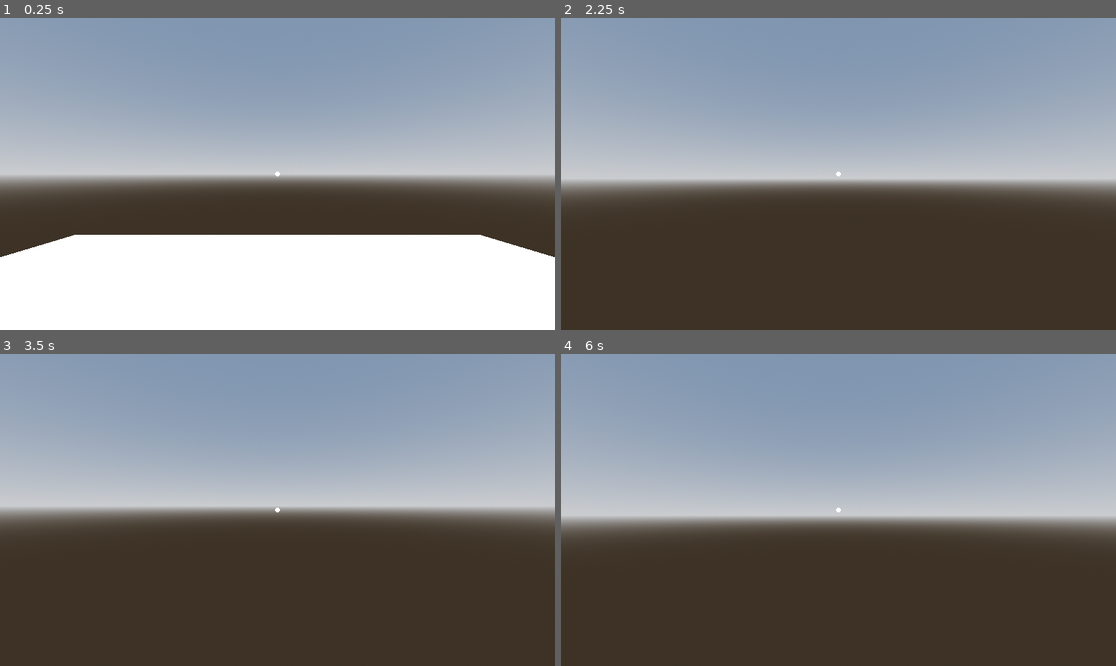
Above: before the commit, frames 1-4 (two rows, left to right).
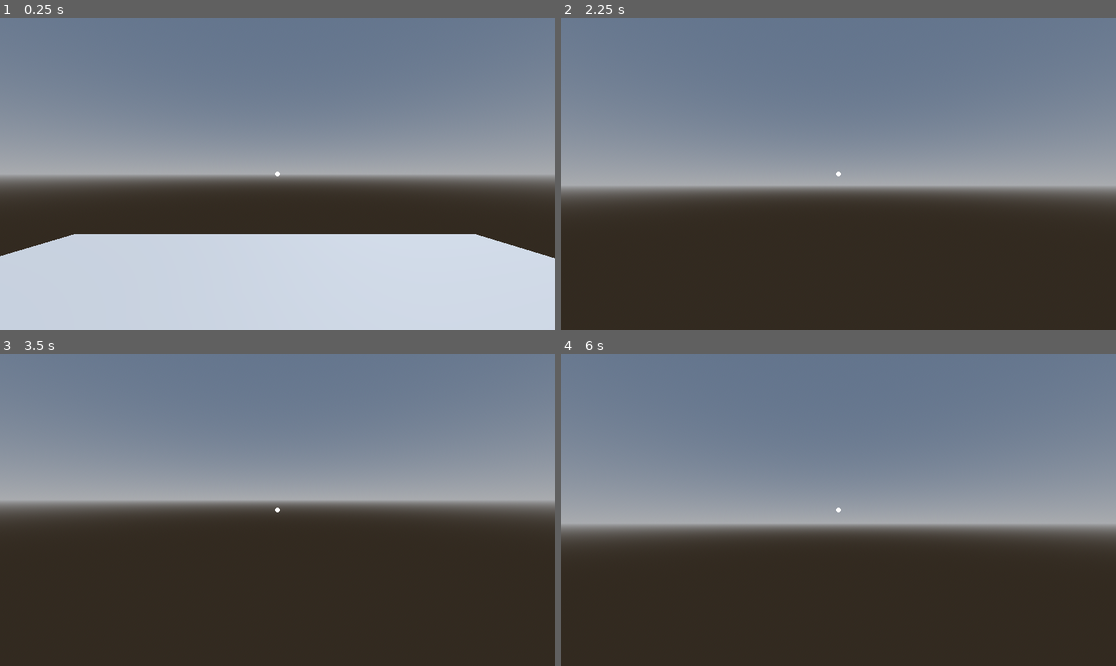
Above: after the commit, the same moments.

Repository: sabbenthedev/goblins-den-course
Game: Godot game, scene res://scenes/world/world.tscn
Two runs of this game, one before a commit and one after it. Both use one fixed random seed, a clock stepped at 60 frames per second and the inputs below.
Inputs (mouse positions are in pixels of both pictures, inside the frame that each line leads up to):
- Up to frame 1 (0.25 s): no input
- Up to frame 2 (2.25 s): tap Enter at 0.5 s; move the mouse to (866, 174) at 0.52 s; hold Shift (run) 0.53-1.28 s; hold W (forward) from 0.53 s (still down); tap Space (jump) at 0.77, 1.52, 2 s; move the mouse to (810, 174) at 1.27 s; tap Shift (run) at 1.35 s; move the mouse to (849, 167) at 2.02 s; hold Shift (run) from 2.03 s (still down)
- Up to frame 3 (3.5 s): keep holding W (forward); tap Enter at 2.75 s; move the mouse to (271, 516) at 2.77 s; release Shift (run) at 2.78 s; tap Shift (run) at 2.85 s; tap Space (jump) at 3.02 s
- Up to frame 4 (6 s): tap Space (jump) at 3.5, 3.77, 4.52, 5 s; move the mouse to (877, 513) at 3.52 s; hold Shift (run) 3.53-4.28 s; tap Enter at 4.25 s; move the mouse to (794, 506) at 4.27 s; tap Shift (run) at 4.35, 5.85 s; move the mouse to (844, 510) at 5.02 s; hold Shift (run) 5.03-5.78 s; move the mouse to (816, 503) at 5.77 s; release W (forward) at 5.78 s; hold D (strafe_right) from 5.78 s (still down)

The runs differ from the first frame. In frame 1, 83% of the frame differs, in the area x 0-100%, y 0-100%; in frame 2, 54%; in frame 3, 54%; in frame 4, 55%.

Commit message:
dungeon walls

Diff:
--- a/scenes/characters/player/player.gd
+++ b/scenes/characters/player/player.gd
@@ -8,8 +8,8 @@
 @export var jump_force: float
 @export var gravity: float
 @export var mouse_sensitivity: float
+@export var walk_speed: float
 @export var run_speed: float
-@export var walk_speed: float
 
 @onready var camera: Camera3D = %Camera3D
 
@@ -38,7 +38,7 @@
 
 func _input(event: InputEvent) -> void:
 	if event is InputEventMouseMotion:
-		rotate_y(-event.relative.x * mouse_sensitivity) # PI 3.14 => 180 degrees
+		rotate_y(-event.relative.x * mouse_sensitivity)
 		camera.rotate_x(-event.relative.y * mouse_sensitivity)
 		camera.rotation.x = clampf(camera.rotation.x, MAX_ANGLE_LOOK_DOWN, MAX_ANGLE_LOOK_UP)
 
--- a/scenes/characters/player/player.tscn
+++ b/scenes/characters/player/player.tscn
@@ -2,25 +2,24 @@
 
 [ext_resource type="Script" uid="uid://drny54fswnguj" path="res://scenes/characters/player/player.gd" id="1_7uws0"]
 
-[sub_resource type="CapsuleShape3D" id="CapsuleShape3D_bcx1r"]
+[sub_resource type="CapsuleShape3D" id="CapsuleShape3D_bhunq"]
 margin = 0.3
 height = 1.7
 
-[node name="Player" type="CharacterBody3D" unique_id=1329737805]
-transform = Transform3D(1, 0, 0, 0, 0.9999998, 0, 0, 0, 0.9999999, 0, 0, 0)
+[node name="Player" type="CharacterBody3D" unique_id=1107780970]
 script = ExtResource("1_7uws0")
 acceleration = 30.0
 jump_force = 12.0
 gravity = 0.98
-mouse_sensitivity = 0.002
+mouse_sensitivity = 0.005
+walk_speed = 3.0
 run_speed = 5.0
-walk_speed = 3.0
 
-[node name="CollisionShape3D" type="CollisionShape3D" parent="." unique_id=2043269275]
+[node name="CollisionShape3D" type="CollisionShape3D" parent="." unique_id=1166504258]
 transform = Transform3D(1, 0, 0, 0, 1, 0, 0, 0, 1, 0, 0.85, 0)
-shape = SubResource("CapsuleShape3D_bcx1r")
+shape = SubResource("CapsuleShape3D_bhunq")
 
-[node name="Camera3D" type="Camera3D" parent="." unique_id=556309240]
+[node name="Camera3D" type="Camera3D" parent="." unique_id=1454760969]
 unique_name_in_owner = true
 transform = Transform3D(1, 0, 0, 0, 1, 0, 0, 0, 1, 0, 1.5, 0)
 current = true
--- a/scenes/ui/ui.tscn
+++ b/scenes/ui/ui.tscn
@@ -2,9 +2,9 @@
 
 [ext_resource type="Texture2D" uid="uid://bjp1lfkxpwqoj" path="res://assets/textures/cursor.png" id="1_u7n8c"]
 
-[node name="UI" type="CanvasLayer" unique_id=123153430]
+[node name="UI" type="CanvasLayer" unique_id=961782845]
 
-[node name="Cursor" type="TextureRect" parent="." unique_id=1135798550]
+[node name="Cursor" type="TextureRect" parent="." unique_id=1439537987]
 anchors_preset = 8
 anchor_left = 0.5
 anchor_top = 0.5
--- a/scenes/world/world.tscn
+++ b/scenes/world/world.tscn
@@ -13,32 +13,30 @@
 [sub_resource type="Environment" id="Environment_sl2e5"]
 background_mode = 2
 sky = SubResource("Sky_dphjl")
-tonemap_mode = 2
 
-[sub_resource type="BoxMesh" id="BoxMesh_4rhad"]
+[sub_resource type="BoxMesh" id="BoxMesh_bhunq"]
 size = Vector3(10, 1, 10)
 
 [sub_resource type="ConcavePolygonShape3D" id="ConcavePolygonShape3D_dphjl"]
 data = PackedVector3Array(-5, 0.5, 5, 5, 0.5, 5, -5, -0.5, 5, 5, 0.5, 5, 5, -0.5, 5, -5, -0.5, 5, 5, 0.5, -5, -5, 0.5,  …(356 unchanged characters)…
 
-[node name="World" type="Node3D" unique_id=906285710]
+[node name="World" type="Node3D" unique_id=1338548768]
 
-[node name="WorldEnvironment" type="WorldEnvironment" parent="." unique_id=915396933]
+[node name="WorldEnvironment" type="WorldEnvironment" parent="." unique_id=1365513645]
 environment = SubResource("Environment_sl2e5")
 
-[node name="DirectionalLight3D" type="DirectionalLight3D" parent="." unique_id=1219091590]
+[node name="DirectionalLight3D" type="DirectionalLight3D" parent="." unique_id=1398821565]
 transform = Transform3D(-0.8660254, -0.43301278, 0.25, 0, 0.49999997, 0.86602545, -0.50000006, 0.75, -0.43301266, 0, 0, 0)
 shadow_enabled = true
 
-[node name="Ground" type="MeshInstance3D" parent="." unique_id=795355744]
-mesh = SubResource("BoxMesh_4rhad")
+[node name="Ground" type="MeshInstance3D" parent="." unique_id=103778272]
+mesh = SubResource("BoxMesh_bhunq")
 
-[node name="Player" parent="." unique_id=1329737805 instance=ExtResource("1_dphjl")]
-transform = Transform3D(1, 0, 0, 0, 1, 0, 0, 0, 1, 0, 1, 0)
+[node name="Player" parent="." unique_id=1107780970 instance=ExtResource("1_dphjl")]
 
-[node name="StaticBody3D" type="StaticBody3D" parent="." unique_id=533869899]
+[node name="StaticBody3D" type="StaticBody3D" parent="." unique_id=351472620]
 
-[node name="CollisionShape3D" type="CollisionShape3D" parent="StaticBody3D" unique_id=385993414]
+[node name="CollisionShape3D" type="CollisionShape3D" parent="StaticBody3D" unique_id=291731087]
 shape = SubResource("ConcavePolygonShape3D_dphjl")
 
-[node name="UI" parent="." unique_id=123153430 instance=ExtResource("2_sl2e5")]
+[node name="UI" parent="." unique_id=961782845 instance=ExtResource("2_sl2e5")]
Not shown, added: assets/blender/dungeon-tiles.blend.import
Binary file added: assets/textures/dungeon-texture.aseprite
Binary file added: assets/textures/dungeon-texture.png
Not shown, added: assets/textures/dungeon-texture.png.import
Not shown, added: assets/blender/dungeon-tiles.blend
Not shown, added: assets/blender/dungeon-tiles.blend1
